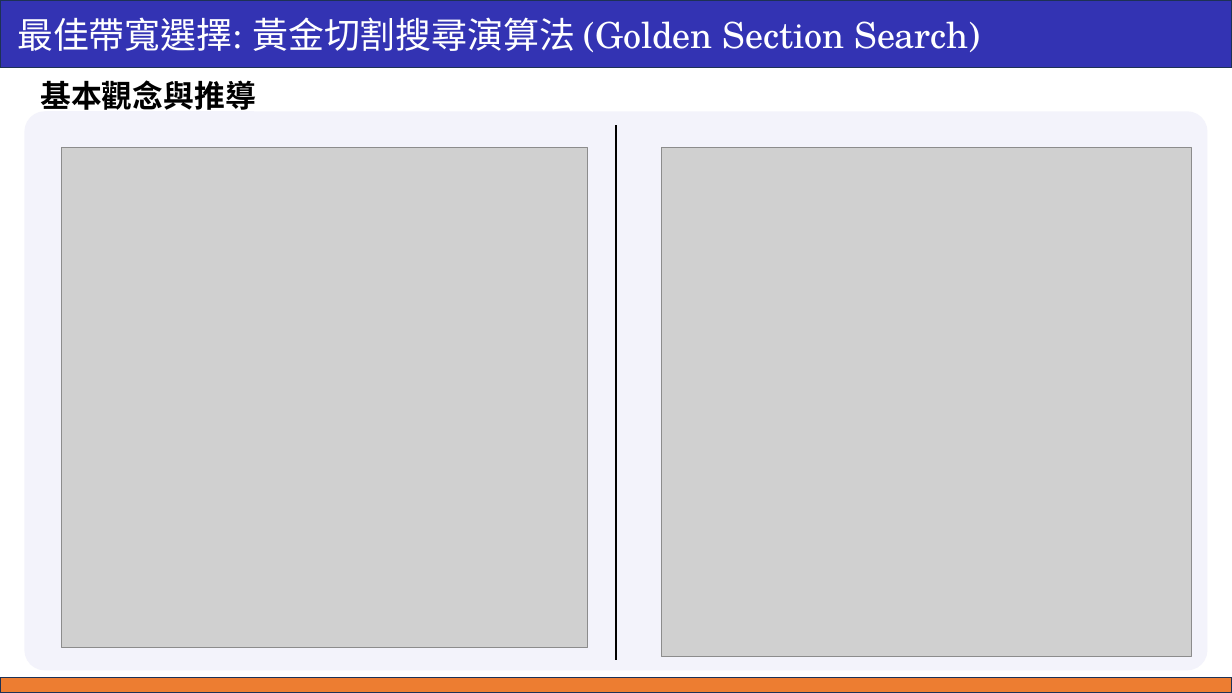
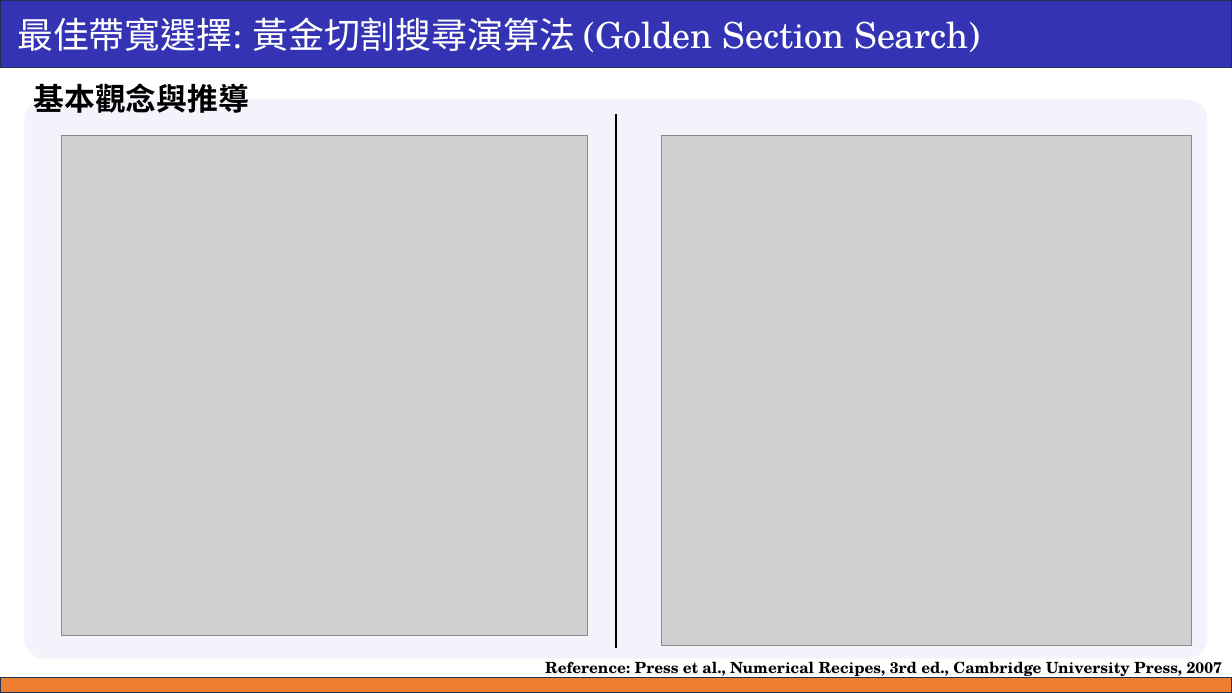
Before and after one commit to ricki0313/GWR_hw, a slide deck: slide 52 of theory_01/report/GWR_report_01.pptx (slide 16 before the commit). Drawn at 1232x693 pixels with LibreOffice and Linux fonts; fonts in the diff are those of the drawing; grey boxes stand for pictures. Boxes give left, top, right and bottom in pixels: in the first picture for what was removed or moved away, otherwise in the second. Text is boxed around its words. In the diff, an @@ line names an element or a change of style, - is before the commit and + after.

```diff
--- a/theory_01/report/GWR_report_01.pptx
+++ b/theory_01/report/GWR_report_01.pptx
@@ text "基本觀念與推導": place and size @@
-text "基本觀念與推導" at [40,80,256,110]
+text "基本觀念與推導" at [34,83,250,113]
@@ 2 pictures, 1 rounded rectangle, 1 line: place and size @@
-2 pictures, 1 rounded rectangle, 1 line at [24,111,1207,670]
+2 pictures, 1 rounded rectangle, 1 line at [24,100,1207,659]
@@ text added at [545,661,1222,679], 12 pt, text #000000, bold @@
+Reference: Press et al., Numerical Recipes, 3rd ed., Cambridge University Press, 2007
```
Also in this commit, not shown: 3 other slides changed, 5 slides added.
